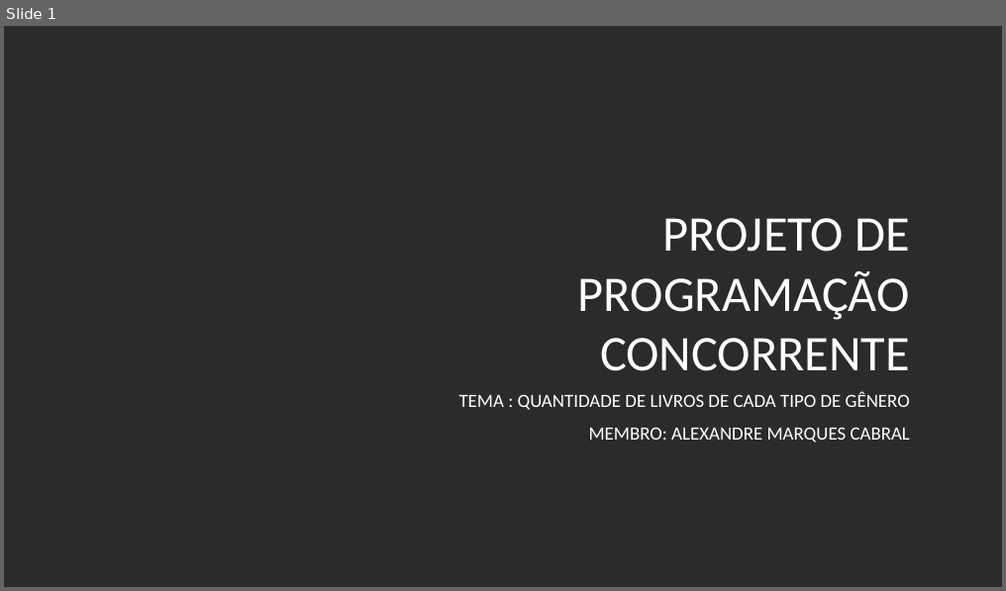
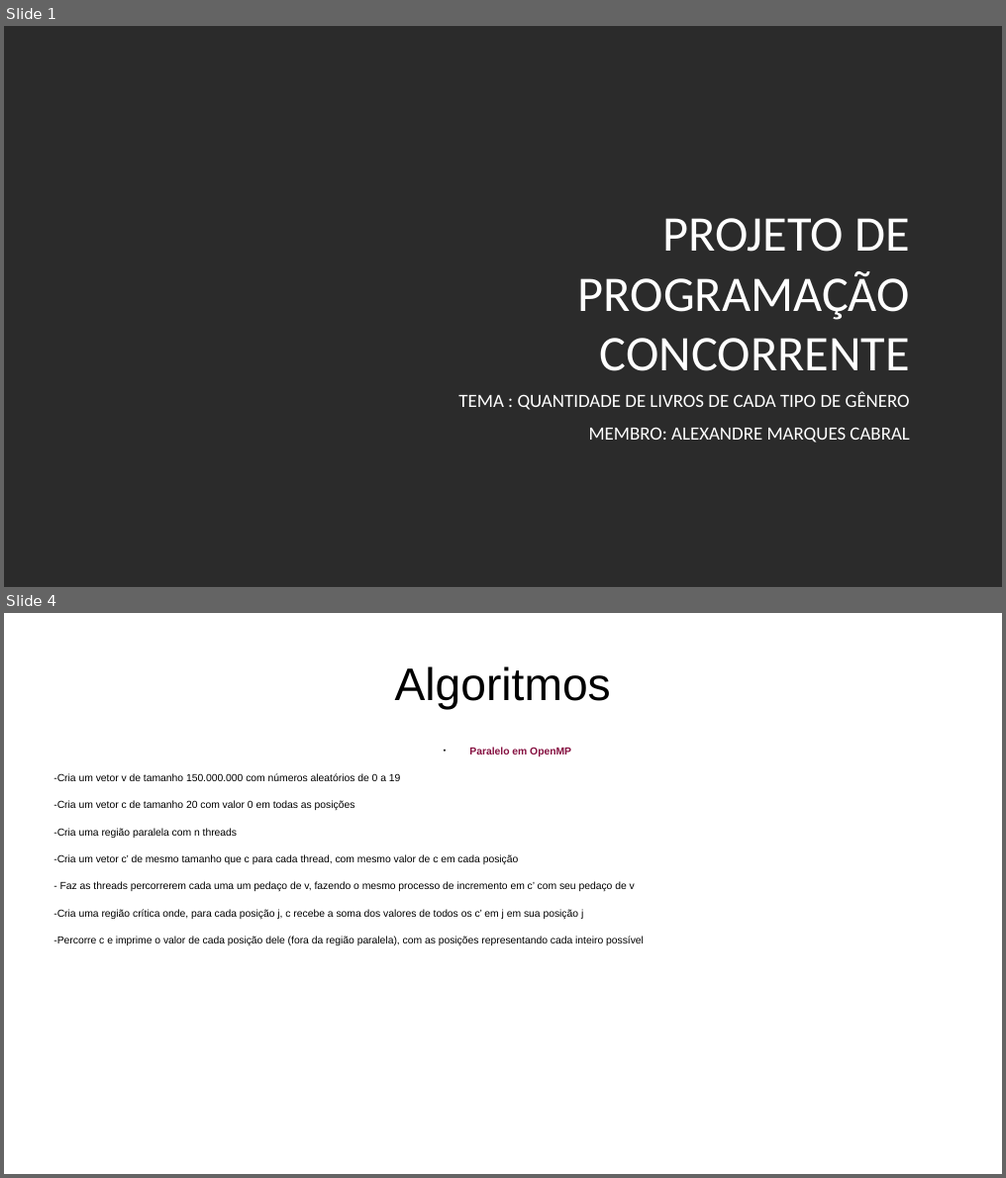
Before and after one commit to Mestos/CC0021-Exercicios, a slide deck: Projeto.pptx. Shown one above the other, each under a label of ours: slide 1 before the commit, slides 1 and 4 after it; the slides between them are not shown. The pictures are 1006x591 and 1006x1178 pixels, drawn with LibreOffice and Linux fonts; fonts in the diff are those of the drawing; background and template pictures are left out; a plain dark background stands for a picture behind light text. Boxes give left, top, right and bottom in pixels: in the first picture for what was removed or moved away, otherwise in the second. Text is boxed around its words. In the diff, an @@ line names an element or a change of style, - is before the commit and + after.

```diff
--- a/Projeto.pptx
+++ b/Projeto.pptx
@@ slide 4 added at <box>4,613,1002,1174</box>, background picture (left out) @@
@@ text added at <box>395,666,611,710</box>, 44 pt, text #000000 @@
+Algoritmos
@@ text added at <box>54,747,644,946</box>, 9.9 pt, text #000000 @@
+● Paralelo em OpenMP
+-Cria um vetor v de tamanho 150.000.000 com números aleatórios de 0 a 19
+-Cria um vetor c de tamanho 20 com valor 0 em todas as posições
+-Cria uma região paralela com n threads
+-Cria um vetor c’ de mesmo tamanho que c para cada thread, com mesmo valor de c em cada posição
+- Faz as threads percorrerem cada uma um pedaço de v, fazendo o mesmo processo de incremento em c’ com seu pedaço de v
+-Cria uma região crítica onde, para cada posição j, c recebe a soma dos valores de todos os c’ em j em sua posição j
+-Percorre c e imprime o valor de cada posição dele (fora da região paralela), com as posições representando cada inteiro possível
```
Also in this commit, not shown: 1 slide changed, 5 other slides added.
